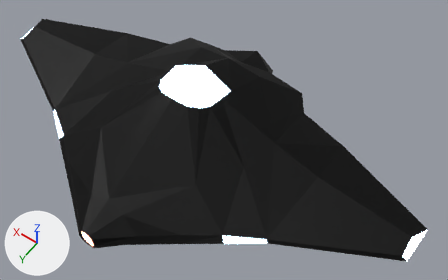
Two versions of the glTF model assets/meshes/drone.glb, one commit apart.
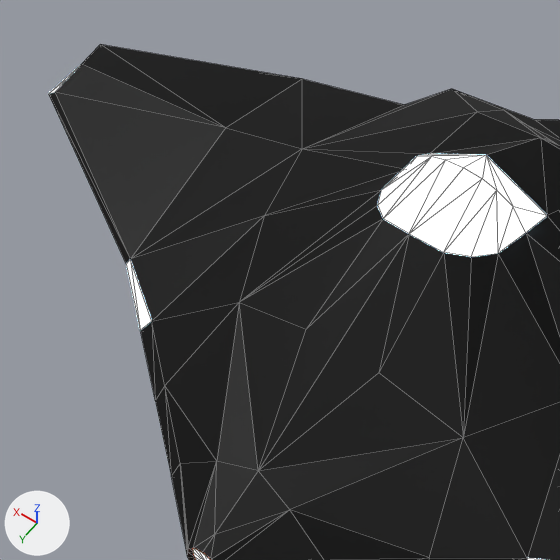
The first picture shows the older version from a camera (50 mm lens) standing at (-0.251, 0.295, 0.48) and looking at (-0.033, -0.01, 0.001). The close-ups show the older and then the newer version on the part from 0% to 53% of the width and 0% to 84% of the height of that picture. Only the edits that show in the close-ups are written down. Every picture has the same lights, and +X, +Y and +Z are marked at lower left. The close-ups show mesh edges as thin lines. Where no turn or scale is listed for an object, it has been applied to the vertices.

In view in the first close-up: 'drone'.
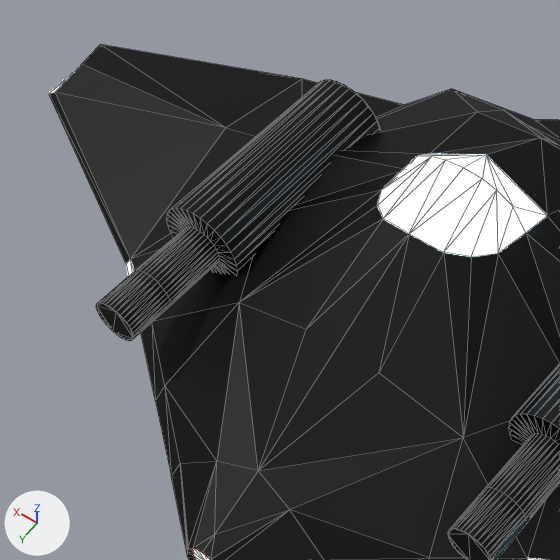
Where the change shows, as pixel boxes [x1, y1, x2, y2] in the close-ups (560 x 560 px):
'Weapons', added
    after: [96, 80, 560, 560]

What the commit changed:
Mesh me_weapons is new.
It has 320 vertices, 632 faces and spans x -0.105..0.105, y -0.04..0.1, z 0.014..0.052.
It uses material mat_hull_dark (black #272727).
Object 'Weapons' (ob_weapons) is new; it shows me_weapons.
Its location is (0.0, 0.0, 0.0).
